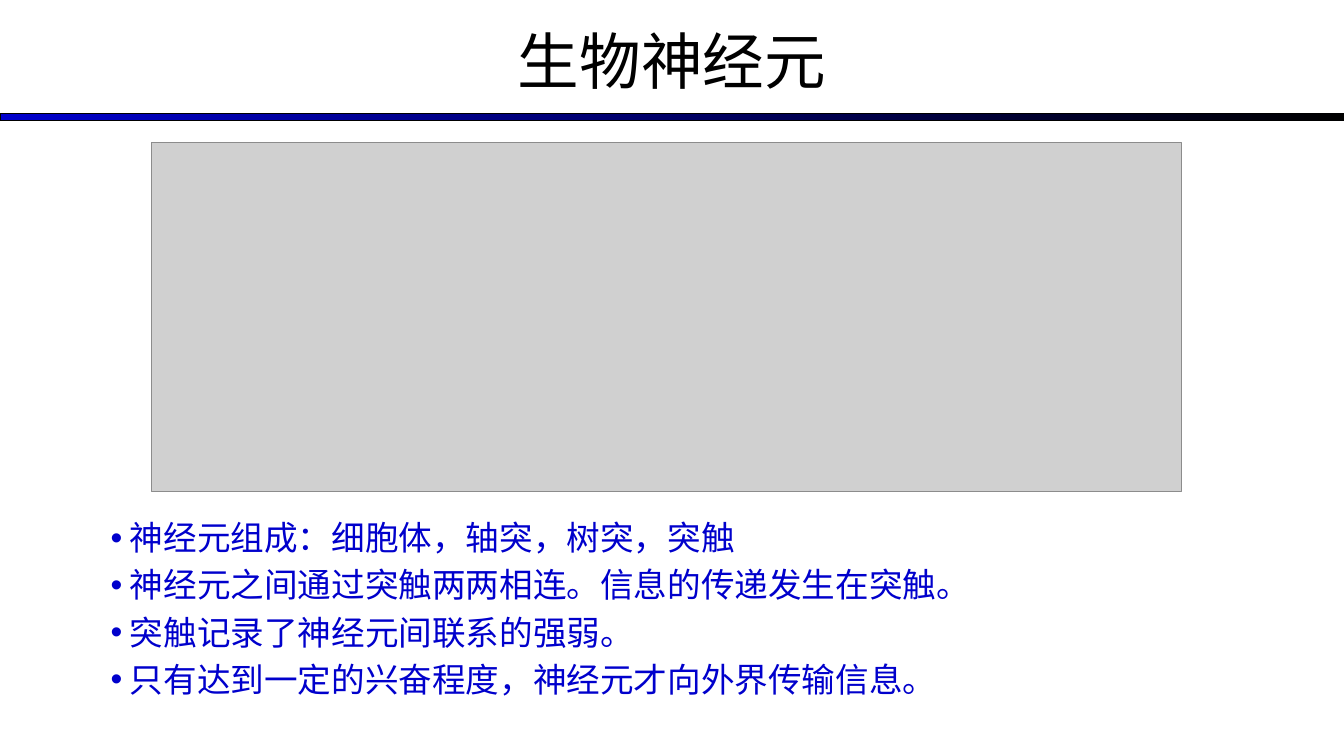
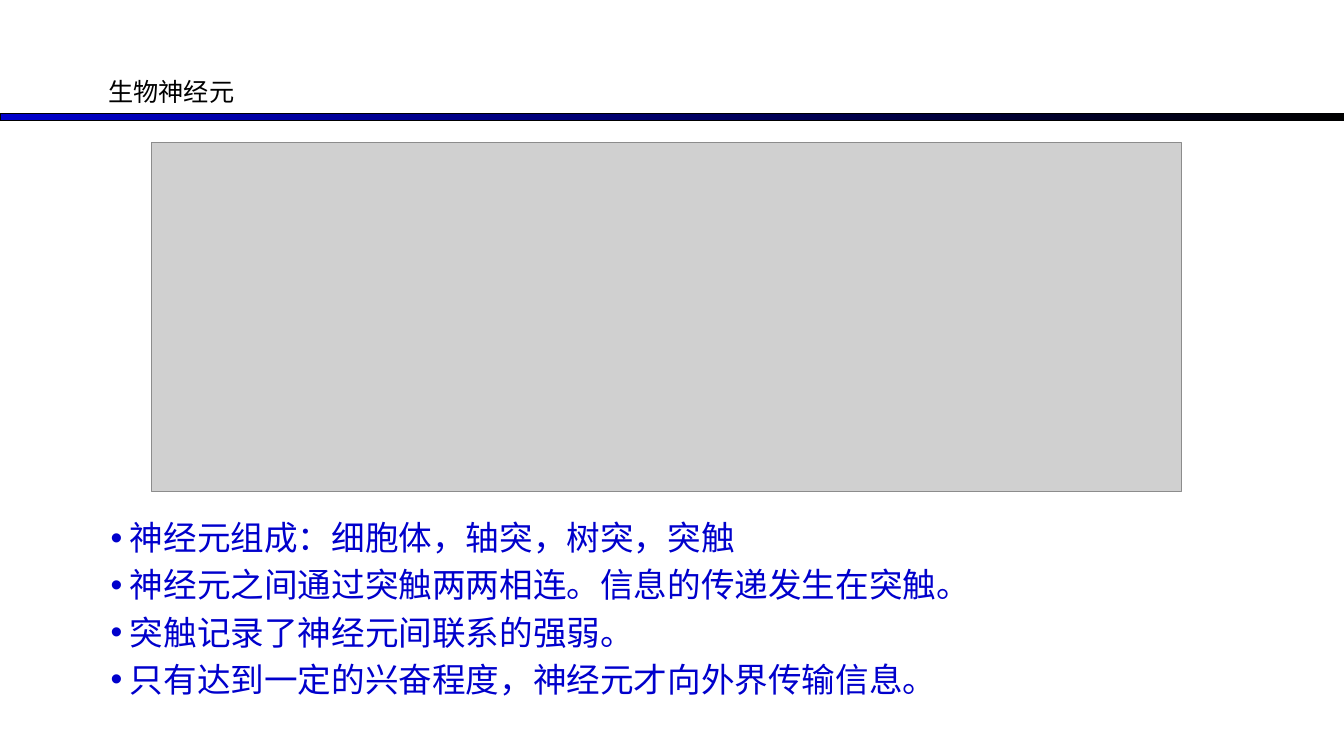
Before and after one commit to chengmonk/course_ppt, a slide deck: slide 10 of 高级人工智能/SNN.pptx. Drawn at 1344x756 pixels with LibreOffice and Linux fonts; fonts in the diff are those of the drawing; grey boxes stand for pictures. Boxes give left, top, right and bottom in pixels: in the first picture for what was removed or moved away, otherwise in the second. Text is boxed around its words. In the diff, an @@ line names an element or a change of style, - is before the commit and + after.

```diff
--- a/高级人工智能/SNN.pptx
+++ b/高级人工智能/SNN.pptx
@@ text "生物神经元": place and size @@
-text "生物神经元" at (518, 32, 826, 89)
+text "生物神经元" at (108, 79, 234, 103)
@@ text "生物神经元" at (108, 79, 234, 103): size 44 to 18 pt; alignment centre to left; vertical alignment middle to top @@
```
Also in this commit, not shown: 1 other slide changed, 1 other file.
